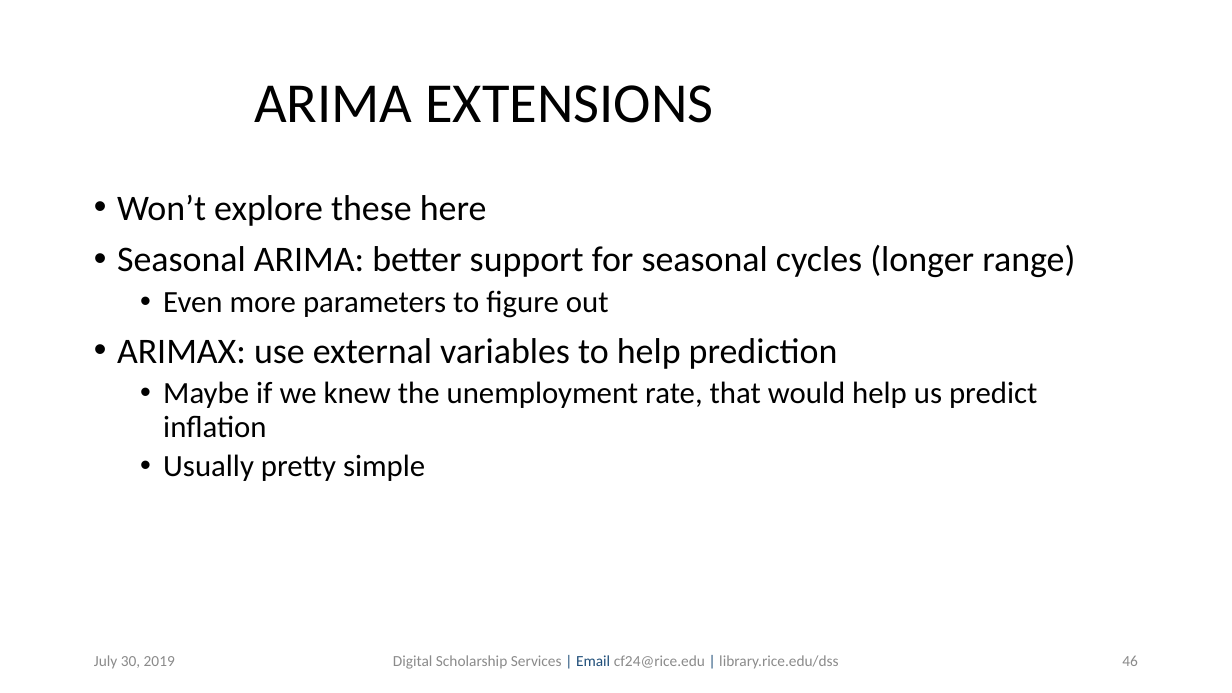
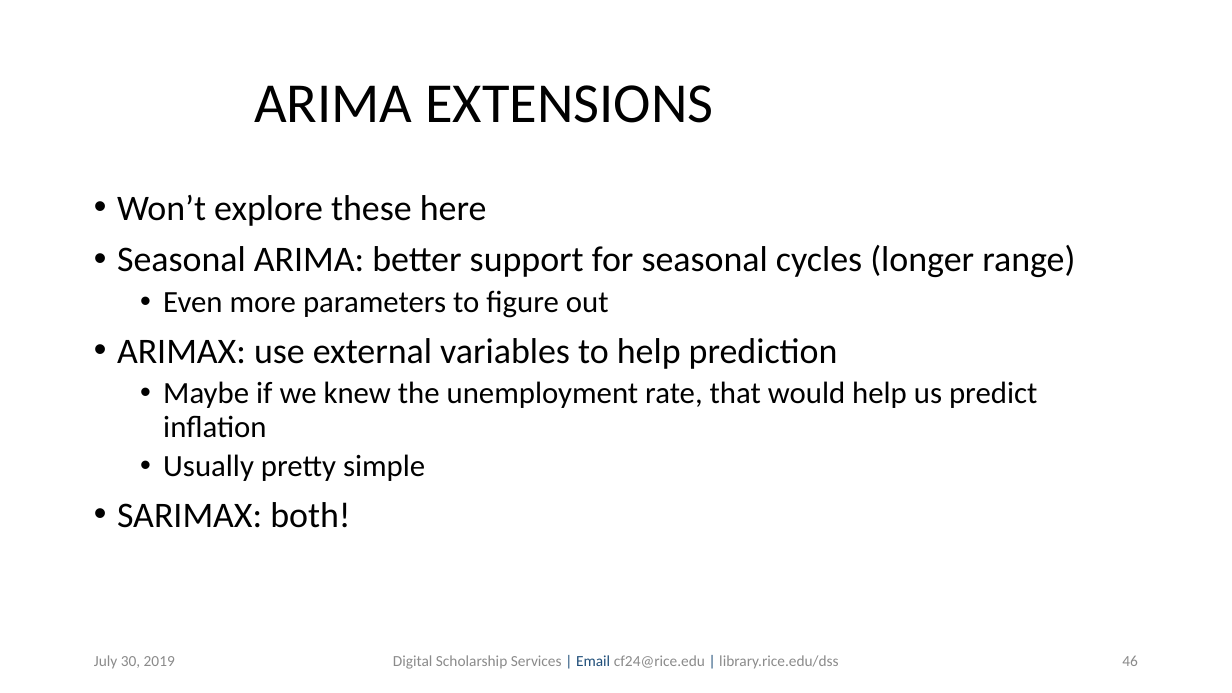
Before and after one commit to bakitybacon/rice-data-and-donuts, a slide deck: slide 46 of tsa/Introduction to Time Series Analysis.pptx. Drawn at 1232x693 pixels with LibreOffice and Linux fonts; fonts in the diff are those of the drawing; background and template pictures are left out. Boxes give left, top, right and bottom in pixels: in the first picture for what was removed or moved away, otherwise in the second. Text is boxed around its words. In the diff, an @@ line names an element or a change of style, - is before the commit and + after.

```diff
--- a/tsa/Introduction to Time Series Analysis.pptx
+++ b/tsa/Introduction to Time Series Analysis.pptx
@@ text at [117, 502, 350, 528]: paragraph added @@
+• SARIMAX: both!
```
Also in this commit, not shown: 3 other slides changed, 6 slides added.
